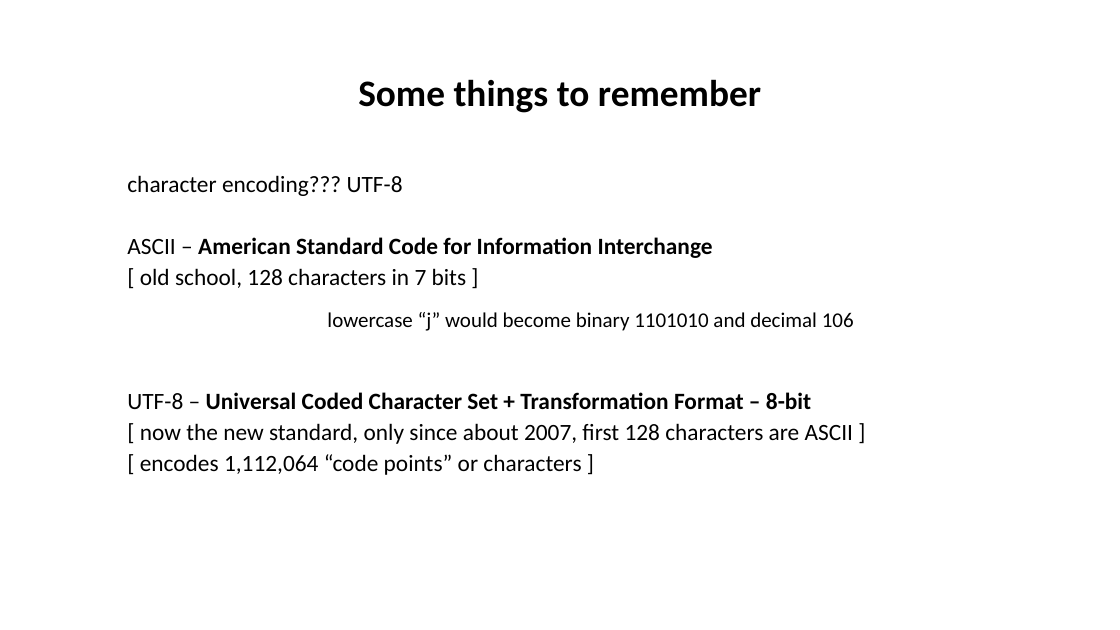
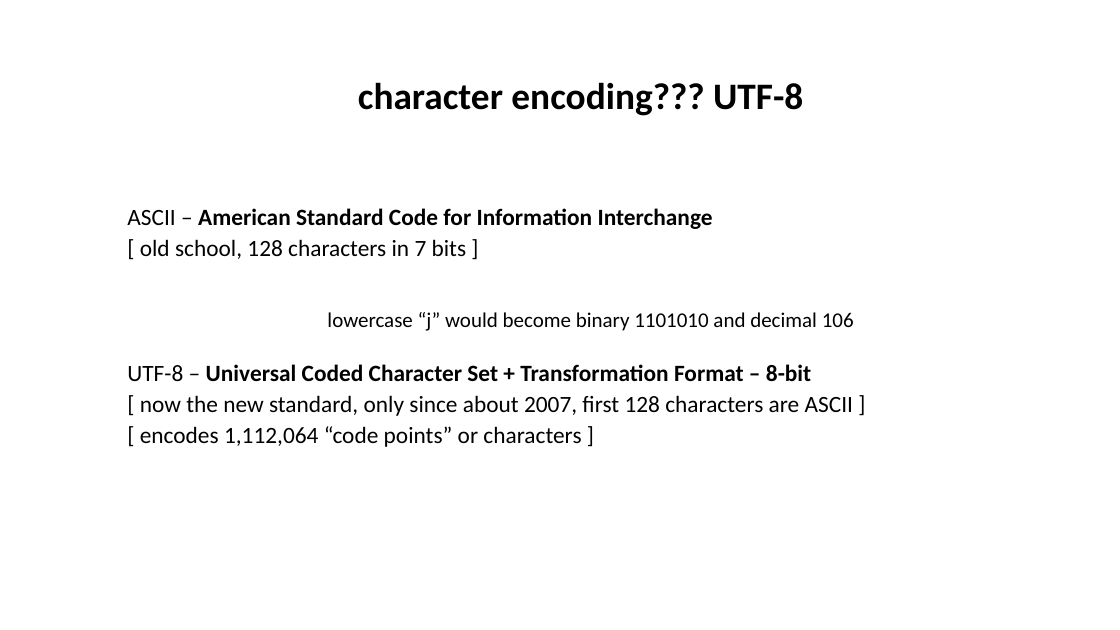
Before and after one commit to tibbben/teaching.data.literacy, a slide deck: slide 11 of UM_DataManagementClass/Lessons/03/03_secondMeeting.pptx. Drawn at 1120x630 pixels with LibreOffice and Linux fonts; fonts in the diff are those of the drawing. Boxes give left, top, right and bottom in pixels: in the first picture for what was removed or moved away, otherwise in the second. Text is boxed around its words. In the diff, an @@ line names an element or a change of style, - is before the commit and + after.

```diff
--- a/UM_DataManagementClass/Lessons/03/03_secondMeeting.pptx
+++ b/UM_DataManagementClass/Lessons/03/03_secondMeeting.pptx
@@ title at (358, 82, 803, 116): text changed @@
-Some things to remember
+  character encoding??? UTF-8
@@ text at (127, 175, 403, 196): paragraph removed @@
-  character encoding??? UTF-8
```
Also in this commit, not shown: 5 other slides changed, 3 slides added, 2 other files.
